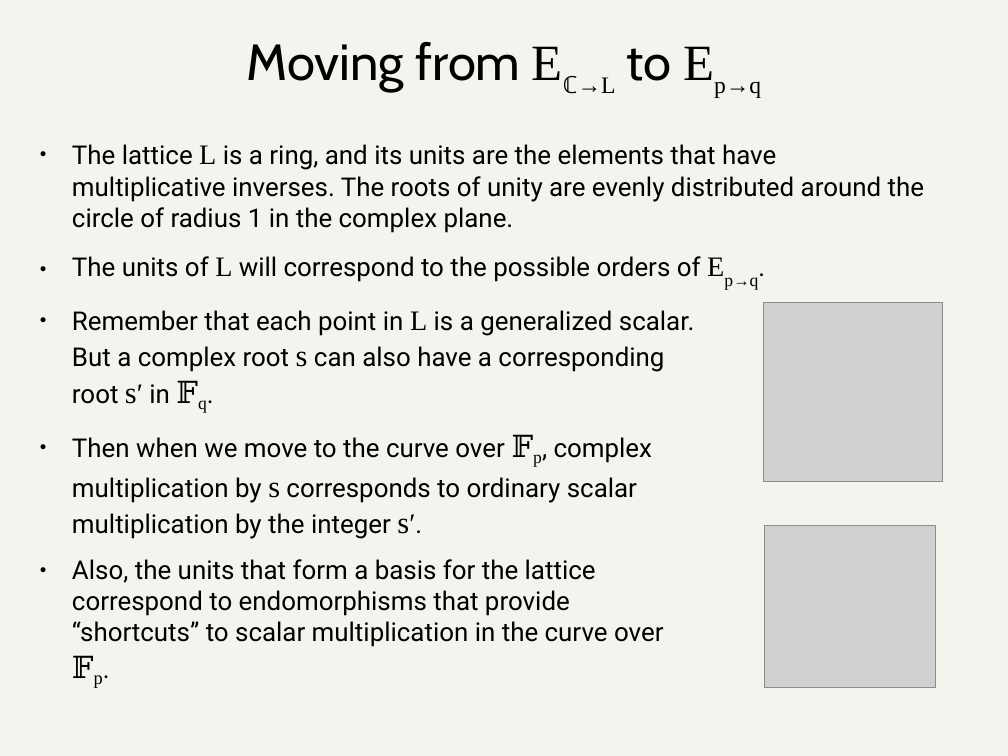
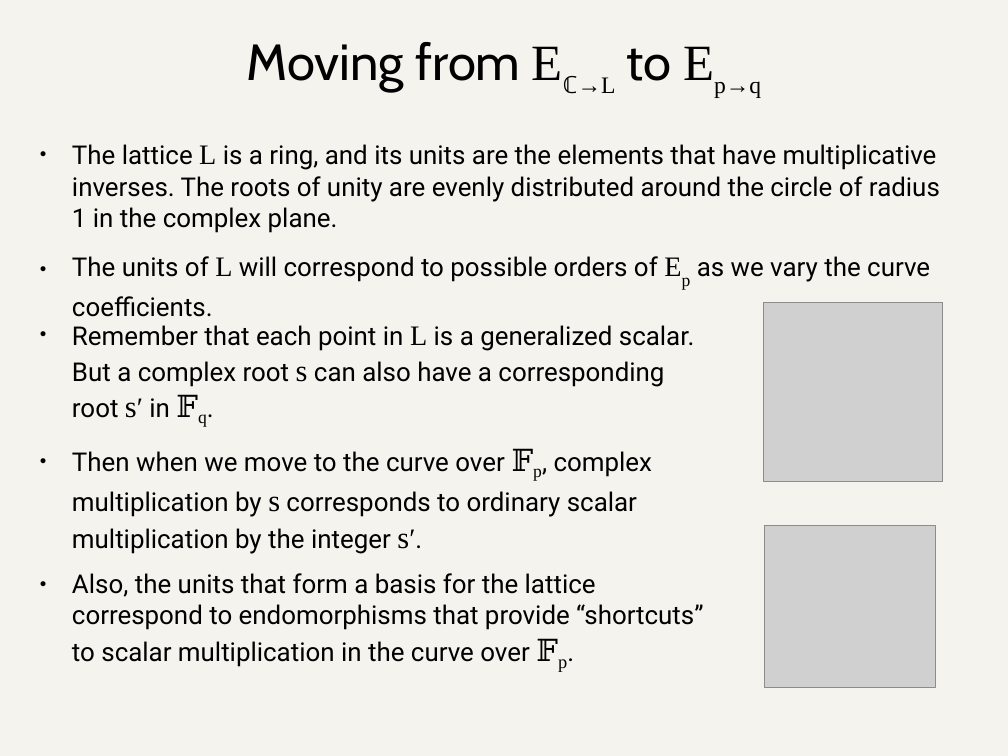
Before and after one commit to daira/halographs, a slide deck: slide 13 of halographs.odp. Drawn at 1008x756 pixels with LibreOffice and Linux fonts; fonts in the diff are those of the drawing; grey boxes stand for pictures. Boxes give left, top, right and bottom in pixels: in the first picture for what was removed or moved away, otherwise in the second. Text is boxed around its words. In the diff, an @@ line names an element or a change of style, - is before the commit and + after.

```diff
--- a/halographs.odp
+++ b/halographs.odp
@@ text at (72,256,930,317): text changed @@
-● The units of L will correspond to the possible orders of Ep→q.
+● The units of L will correspond to possible orders of Ep as we vary the curve coefficients.
@@ text "Remember that each point in ..." rewrapped from (72,310,694,647) to (72,325,703,667) @@
```
Also in this commit, not shown: 8 other slides changed, 1 slide added, 6 other files.
